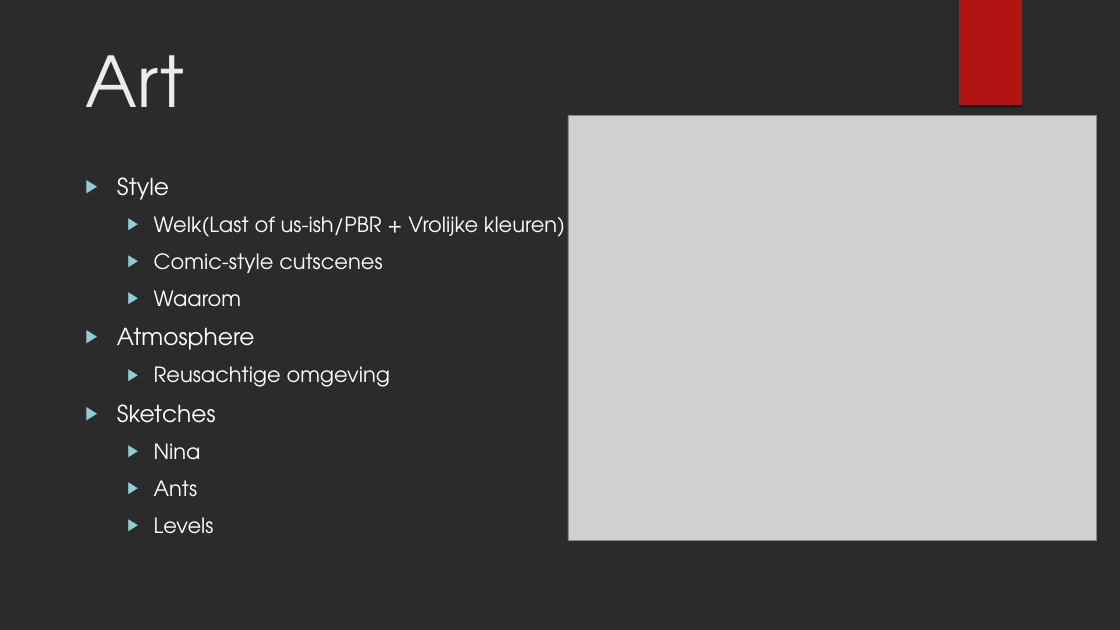
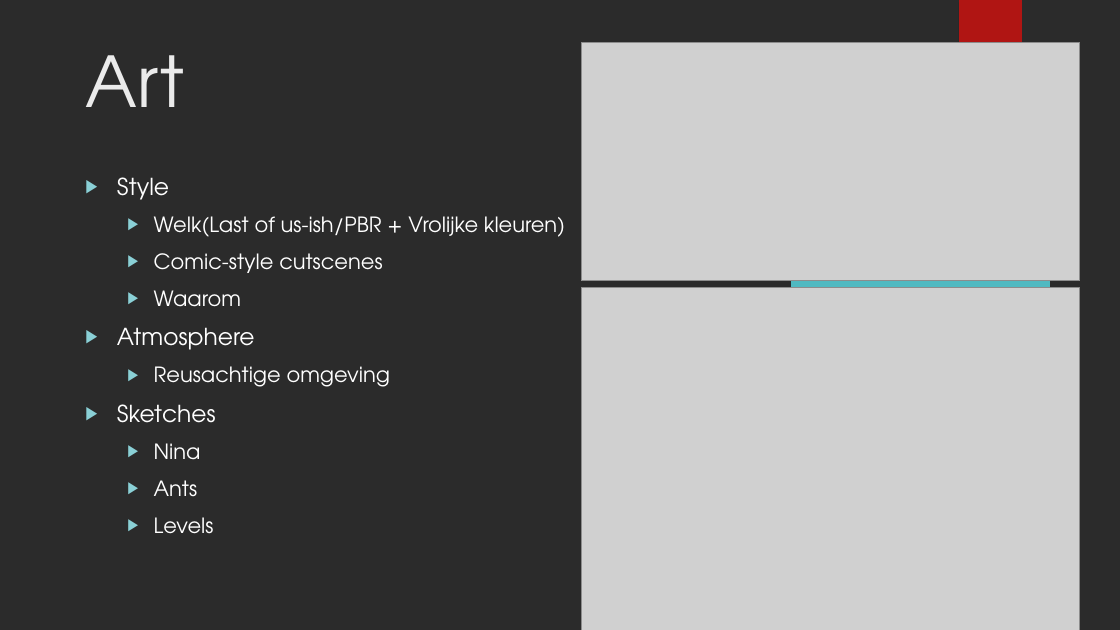
Before and after one commit to kvk4life/GAM21gr2, a slide deck: slide 11 of Presentatie documenten/Order 66’s Pitch.odp. Drawn at 1120x630 pixels with LibreOffice and Linux fonts; fonts in the diff are those of the drawing; grey boxes stand for pictures; background and template pictures are left out; a plain dark background stands for a picture behind light text. Boxes give left, top, right and bottom in pixels: in the first picture for what was removed or moved away, otherwise in the second. Text is boxed around its words. In the diff, an @@ line names an element or a change of style, - is before the commit and + after.

```diff
--- a/Presentatie documenten/Order 66’s Pitch.odp
+++ b/Presentatie documenten/Order 66’s Pitch.odp
@@ picture at [581,42,1081,281]: rotation 90 to 270 degrees @@
@@ freeform shape added at [791,154,1049,413], fill #50B9C1 @@
@@ picture added at [581,287,1081,630] @@
```
Also in this commit, not shown: 2 other slides changed, 1 other file.
